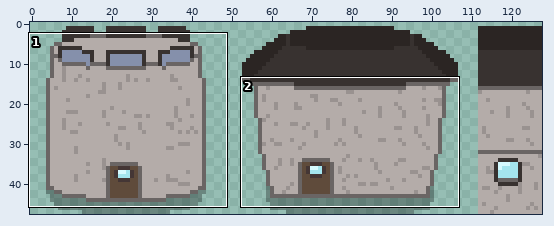
One commit to this sprite sheet: graphics/structures/grandstone_tower.png. Above: a wide view before the commit, with the close-up outlined.
Close-up. Earlier state:
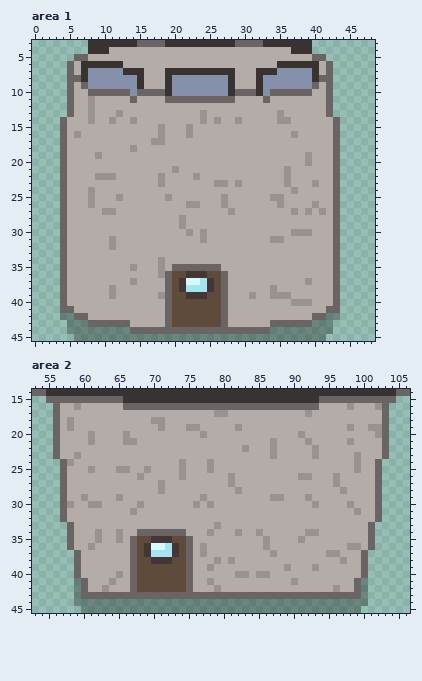
The file is 128x48 pixels. Shown: area 1: x 0..48, y 3..45; area 2: x 53..106, y 14..45. The commit also changed other parts of the picture, which this record leaves out.
The result:
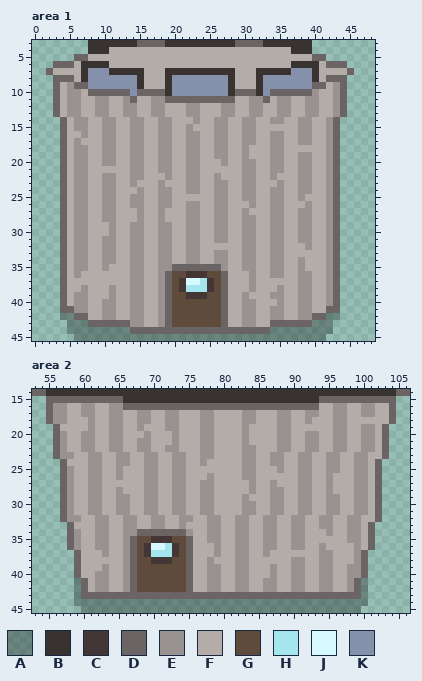
Palette (. is transparent): A #0000004b  B #383230  C #443635  D #6a6564  E #999290  F #b4aca9  G #5f4b3b  H #a4e5ee  J #d6faff  K #8590ab
Diff:
Area 1:
y 6: x 3..4 .. -> DD; x 11..12 BB -> FF; x 35..36 BB -> FF; x 43..44 .. -> DD
y 7: x 2..5 ...D -> DFFF; x 11..12 KK -> BB; x 35..36 KK -> BB; x 42..45 D... -> FFFD
y 8: x 3..4 .. -> DD; x 6 D -> F; x 41 D -> F; x 43..44 .. -> DD
y 9: x 3..6 ..DF -> DFED; x 41..44 FD.. -> DFED
y 10: x 3..6 ..DF -> DFEE; x 40 F -> E; x 42..44 D.. -> FED
y 11: x 3..6 ..DF -> DFEE; x 8..10 EFF -> FEE; x 13 F -> E; x 17..18 FF -> EE; x 31..32 FF -> EE; x 35..36 FF -> EE; x 39..40 FF -> EE; x 42..44 D.. -> FED
y 12: x 3..6 ..DF -> DFEE; x 8..10 EFF -> FEE; x 13..14 FF -> EE; x 17..18 FF -> EE; x 22..23 FF -> EE; x 27..28 FF -> EE; x 31..32 FF -> EE; x 35..36 FF -> EE; x 39..40 FF -> EE; x 42..44 D.. -> FED
y 13: x 3..6 ..DF -> DFEE; x 8..10 EFF -> FEE; x 12..14 EFF -> FEE; x 17..18 FF -> EE; x 22..24 FFE -> EEF; x 27..28 FF -> EE; x 31..32 FF -> EE; x 36 F -> E; x 39..40 FF -> EE; x 42..44 D.. -> FED
y 14: x 6..8 FFE -> EEF; x 10 F -> E; x 15 F -> E; x 18..19 FF -> EE; x 23..24 FE -> EF; x 27 F -> E; x 29..31 EFF -> FEE; x 34 F -> E; x 36 E -> F; x 38..39 FF -> EE; x 42 F -> E
y 15: x 6..7 FF -> EE; x 10..11 FF -> EE; x 14..15 FF -> EE; x 19 F -> E; x 26..27 FF -> EE; x 30..31 FF -> EE; x 38..39 FF -> EE; x 42 F -> E
y 16: x 6..7 EF -> FE; x 10..11 FF -> EE; x 14..15 FF -> EE; x 19 F -> E; x 23 F -> E; x 26..27 FF -> EE; x 30..31 FF -> EE; x 34..35 FF -> EE; x 37..39 EFF -> FEE; x 42 F -> E
y 17: x 6 F -> E; x 10..11 FF -> EE; x 14..15 FF -> EE; x 17 E -> F; x 19 F -> E; x 22..23 FF -> EE; x 26..27 FF -> EE; x 30..31 FF -> EE; x 34..35 FF -> EE; x 38..39 FF -> EE; x 42 F -> E
y 18: x 6..7 FF -> EE; x 10..11 FF -> EE; x 15 F -> E; x 18..19 FF -> EE; x 22..23 FF -> EE; x 26..27 FF -> EE; x 30 F -> E; x 34..35 FF -> EE; x 42 F -> E
y 19: x 6..7 FF -> EE; x 9..11 EFF -> FEE; x 14..15 FF -> EE; x 18..19 FF -> EE; x 22..23 FF -> EE; x 26..27 FF -> EE; x 30 F -> E; x 34..35 FF -> EE; x 38 F -> E; x 42 F -> E
y 20: x 6..7 FF -> EE; x 10..11 FF -> EE; x 14..15 FF -> EE; x 18..19 FF -> EE; x 22..23 FF -> EE; x 27 F -> E; x 30..31 FF -> EE; x 34..35 FF -> EE; x 38 F -> E; x 42 F -> E
y 21: x 6..7 FF -> EE; x 14..15 FF -> EE; x 18..20 FFE -> EEF; x 22..23 FF -> EE; x 30..31 FF -> EE; x 34..36 FFE -> EEF; x 38..39 FF -> EE; x 42 F -> E
y 22: x 6..7 FF -> EE; x 9 E -> F; x 14..15 FF -> EE; x 18..19 EF -> FE; x 22 F -> E; x 26 F -> E; x 30..31 FF -> EE; x 34 F -> E; x 36 E -> F; x 38..39 FF -> EE; x 42 F -> E
y 23: x 6..7 FF -> EE; x 10..11 FF -> EE; x 14 F -> E; x 22..23 FF -> EE; x 29..31 EFF -> FEE; x 35..36 FE -> EF; x 38..40 FFE -> EEF; x 42 F -> E
y 24: x 6..8 FFE -> EEF; x 10..11 FF -> EE; x 15 F -> E; x 18..19 FF -> EE; x 22..23 FF -> EE; x 26..27 FF -> EE; x 30..31 FF -> EE; x 34..35 FF -> EE; x 37..39 EFF -> FEE; x 42 F -> E
y 25: x 6..8 FFE -> EEF; x 10..12 FFE -> EEF; x 14..15 FF -> EE; x 18 F -> E; x 26 F -> E; x 30..31 FF -> EE; x 38 F -> E; x 42 F -> E
y 26: x 6..8 FFE -> EEF; x 10..11 FF -> EE; x 14..15 FF -> EE; x 18..19 FF -> EE; x 26 F -> E; x 31 F -> E; x 34 F -> E; x 39..40 FE -> EF; x 42 F -> E
y 27: x 6..7 FF -> EE; x 15 F -> E; x 18 F -> E; x 22..23 FF -> EE; x 26..28 FFE -> EEF; x 30 F -> E; x 34..35 FF -> EE; x 37..38 EF -> FE; x 41..42 EF -> FE
y 28: x 6..7 FF -> EE; x 10..11 FF -> EE; x 15 F -> E; x 18 F -> E; x 21..23 EFF -> FEE; x 26..27 FF -> EE; x 30..31 FF -> EE; x 34..35 FF -> EE; x 38..39 FF -> EE; x 42 F -> E
y 29: x 6..7 FF -> EE; x 11 F -> E; x 14..15 FF -> EE; x 18..19 FF -> EE; x 21..23 EFF -> FEE; x 26..27 FF -> EE; x 30..31 FF -> EE; x 34..35 FF -> EE; x 38..39 FF -> EE; x 42 F -> E
y 30: x 6..7 FF -> EE; x 11 F -> E; x 14..15 FF -> EE; x 18..19 FF -> EE; x 23..24 FE -> EF; x 26..27 FF -> EE; x 30..31 FF -> EE; x 34..35 FF -> EE; x 37 E -> F; x 42 F -> E
y 31: x 6..7 FF -> EE; x 10 F -> E; x 14..15 FF -> EE; x 18..19 FF -> EE; x 22..24 FFE -> EEF; x 26..27 FF -> EE; x 30..31 FF -> EE; x 38..39 FF -> EE; x 42 F -> E
y 32: x 6..7 FF -> EE; x 10 F -> E; x 14..15 FF -> EE; x 18..19 FF -> EE; x 22..23 FF -> EE; x 30..31 FF -> EE; x 34..35 FF -> EE; x 39 F -> E; x 42 F -> E
y 33: x 6..7 FF -> EE; x 10..11 FF -> EE; x 14..15 FF -> EE; x 18..19 FF -> EE; x 22..23 FF -> EE; x 26..27 FF -> EE; x 30..31 FF -> EE; x 34..35 FF -> EE; x 42 F -> E
y 34: x 6..7 FF -> EE; x 10..11 FF -> EE; x 14..15 FF -> EE; x 19 F -> E; x 22..23 FF -> EE; x 26..27 FF -> EE; x 30..31 FF -> EE; x 34..35 FF -> EE; x 38 F -> E; x 42 F -> E
y 35: x 6..7 FF -> EE; x 10 F -> E; x 15 F -> E; x 19 F -> E; x 27 F -> E; x 30..31 FF -> EE; x 34..35 FF -> EE; x 38 F -> E; x 42 F -> E
y 36: x 6 F -> E; x 14..15 FF -> EE; x 31 F -> E; x 34..35 FF -> EE; x 38..39 FF -> EE; x 42 F -> E
y 37: x 15 F -> E; x 18 F -> E; x 31 F -> E; x 38 F -> E; x 42 F -> E
y 38: x 7 F -> E; x 14..15 FF -> EE; x 18 F -> E; x 31 F -> E; x 34..35 EF -> FE; x 38..39 FF -> EE; x 42 F -> E
y 39: x 6..7 FF -> EE; x 14..15 FF -> EE; x 30..31 FE -> EF; x 36 E -> F; x 38..39 FF -> EE; x 42 F -> E
y 40: x 6..7 FF -> EE; x 10..11 FF -> EE; x 14..15 FF -> EE; x 18 F -> E; x 30..31 FF -> EE; x 35 F -> E; x 37 E -> F; x 42 F -> E
y 41: x 6..7 FF -> EE; x 10..11 FF -> EE; x 14..15 FF -> EE; x 18 F -> E; x 30..31 FF -> EE; x 34..35 FF -> EE; x 38..39 FF -> EE
y 42: x 10..11 FF -> EE; x 14..15 FF -> EE; x 18 F -> E; x 30..31 FF -> EE; x 34..35 FF -> EE; x 38..39 FF -> EE
y 43: x 14..15 FF -> EE; x 18 F -> E; x 30..31 FF -> EE
Area 2:
y 16: x 55..57 .DF -> DEE; x 59..61 EFF -> FEE; x 64..65 FF -> EE; x 96..98 FFE -> EEF; x 100..104 FFED. -> EEFFD
y 17: x 55..57 .DF -> DEE; x 60..61 FF -> EE; x 64..65 FF -> EE; x 68..69 FF -> EE; x 72..73 FF -> EE; x 77..80 FFEE -> EEFF; x 83..84 FF -> EE; x 88..89 FF -> EE; x 93 F -> E; x 96..97 FF -> EE; x 100..101 FF -> EE; x 103..104 D. -> FD
y 18: x 55..58 .DFE -> DEEF; x 61 F -> E; x 64..65 FF -> EE; x 68..73 FFEEFF -> EEFFEE; x 77..78 FF -> EE; x 83..84 FF -> EE; x 88..89 FF -> EE; x 92 F -> E; x 96..97 FF -> EE; x 103..104 D. -> FD
y 19: x 58 E -> F; x 61 F -> E; x 64..65 FF -> EE; x 68 F -> E; x 71..73 EFF -> FEE; x 75..78 EEFF -> FFEE; x 82..83 EF -> FE; x 88..89 FF -> EE; x 96..98 FFE -> EEF; x 100 F -> E; x 102 E -> F
y 20: x 57 F -> E; x 60 F -> E; x 64..66 FFE -> EEF; x 69 F -> E; x 73 F -> E; x 78 F -> E; x 83 F -> E; x 88..89 FF -> EE; x 91..93 EFF -> FEE; x 96..97 FF -> EE; x 100..102 FFE -> EEF
y 21: x 57 F -> E; x 60 F -> E; x 64..69 FFEEFF -> EEFFEE; x 73 F -> E; x 77..78 FF -> EE; x 83 F -> E; x 87..89 EFF -> FEE; x 93 F -> E; x 96..98 FFE -> EEF; x 100..101 FF -> EE
y 22: x 57 F -> E; x 60..61 FF -> EE; x 64..65 FF -> EE; x 68..69 FF -> EE; x 72..73 FF -> EE; x 77..78 FF -> EE; x 84 F -> E; x 87..89 EFF -> FEE; x 92 F -> E; x 96..97 FF -> EE; x 100..101 FF -> EE
y 23: x 57..59 FFE -> EEF; x 61..62 FF -> EE; x 65..66 FF -> EE; x 69..70 FF -> EE; x 73..74 FF -> EE; x 77..78 FF -> EE; x 83..84 FF -> EE; x 88 F -> E; x 91..93 FFE -> EEF; x 95..96 FF -> EE; x 100 F -> E
y 24: x 58 E -> F; x 61..62 FF -> EE; x 65..66 FF -> EE; x 69..70 FF -> EE; x 73 F -> E; x 77..78 FE -> EF; x 83..84 FF -> EE; x 87..88 FF -> EE; x 91..92 FF -> EE; x 95..96 FF -> EE; x 100 F -> E
y 25: x 58 F -> E; x 62 F -> E; x 66 E -> F; x 70 F -> E; x 73 F -> E; x 78 E -> F; x 83..84 FF -> EE; x 88 F -> E; x 91..92 FF -> EE; x 95..96 FF -> EE; x 100 F -> E
y 26: x 58 F -> E; x 61..62 FF -> EE; x 65 F -> E; x 68..70 EFF -> FEE; x 73 F -> E; x 78 F -> E; x 81 E -> F; x 83..84 FF -> EE; x 95..96 FE -> EF; x 99..100 FF -> EE
y 27: x 58 F -> E; x 61..62 FF -> EE; x 69..71 FFE -> EEF; x 73..74 FF -> EE; x 77..78 FF -> EE; x 81 E -> F; x 84 F -> E; x 87 F -> E; x 91..92 FF -> EE; x 95..96 FE -> EF; x 99..100 FF -> EE
y 28: x 58 F -> E; x 61..62 FF -> EE; x 65 F -> E; x 69..71 FFE -> EEF; x 73..74 FF -> EE; x 77..78 FF -> EE; x 82 E -> F; x 84 F -> E; x 87..88 FF -> EE; x 91..92 FF -> EE; x 95 F -> E; x 97 E -> F; x 99..100 FF -> EE
y 29: x 58 F -> E; x 60..62 EFF -> FEE; x 66 F -> E; x 69..70 FF -> EE; x 73..74 FF -> EE; x 78 F -> E; x 83 F -> E; x 91 F -> E; x 95..96 FF -> EE; x 99..100 FF -> EE
y 30: x 65..66 FF -> EE; x 68..70 EFF -> FEE; x 73..74 FF -> EE; x 76..77 EF -> FE; x 83..84 FF -> EE; x 87..88 FF -> EE; x 91..93 FFE -> EEF; x 95..96 FF -> EE; x 98..100 EFF -> FEE
y 31: x 58 F -> E; x 61..62 FF -> EE; x 65..67 FFE -> EEF; x 69..70 FF -> EE; x 73..74 FF -> EE; x 77..78 FF -> EE; x 83..84 FF -> EE; x 87..88 FF -> EE; x 91..92 FF -> EE; x 95..96 FF -> EE; x 100 F -> E
y 32: x 58..59 FF -> EE; x 62..63 FF -> EE; x 66..67 FF -> EE; x 70..71 FF -> EE; x 74..75 FF -> EE; x 78..79 FF -> EE; x 82..83 FF -> EE; x 86..87 FF -> EE; x 90..91 FF -> EE; x 94..95 FF -> EE; x 98..99 FF -> EE
y 33: x 62..63 FF -> EE; x 66..67 FF -> EE; x 70..71 FF -> EE; x 74 F -> E; x 78 F -> E; x 82..83 FF -> EE; x 86..87 FF -> EE; x 90..91 FF -> EE; x 94..95 FF -> EE; x 98..99 FF -> EE
y 34: x 59 F -> E; x 63 F -> E; x 65..67 EFF -> FEE; x 75 F -> E; x 79 F -> E; x 83 F -> E; x 85..87 EFF -> FEE; x 90..93 FFEE -> EEFF; x 95 F -> E; x 98..99 FF -> EE
y 35: x 59 F -> E; x 63 F -> E; x 65..66 EF -> FE; x 78..79 FF -> EE; x 82..83 FF -> EE; x 87 F -> E; x 90 F -> E; x 98..99 FF -> EE
y 36: x 59 F -> E; x 61..63 EFF -> FEE; x 66 F -> E; x 77 E -> F; x 79 F -> E; x 82..83 FF -> EE; x 87 F -> E; x 90..91 FF -> EE; x 94 F -> E; x 98 E -> F
y 37: x 63 F -> E; x 66 F -> E; x 77 E -> F; x 79 F -> E; x 82..83 FF -> EE; x 86..87 FE -> EF; x 94 F -> E; x 96 E -> F; x 99 F -> E
y 38: x 66 F -> E; x 78..79 FE -> EF; x 81..83 EFF -> FEE; x 90..91 FF -> EE; x 94..95 FF -> EE; x 97 E -> F; x 99 F -> E
y 39: x 63 F -> E; x 66 F -> E; x 79 F -> E; x 82..83 FF -> EE; x 87 F -> E; x 89..91 EFF -> FEE; x 93..95 EFF -> FEE; x 98..99 FF -> EE
y 40: x 62..63 FF -> EE; x 65..66 EF -> FE; x 78..79 FF -> EE; x 85..87 EEF -> FFE; x 90..91 FF -> EE; x 94..95 FF -> EE; x 98..99 FF -> EE
y 41: x 62..64 FFE -> EEF; x 66 F -> E; x 79 F -> E; x 82..83 FF -> EE; x 86..87 FF -> EE; x 91 F -> E; x 94..95 FF -> EE; x 98 F -> E
y 42: x 62 F -> E; x 66 F -> E; x 78 F -> E; x 82..83 FF -> EE; x 86..87 FF -> EE; x 90..91 FF -> EE; x 94..96 FFE -> EEF; x 98 F -> E
Changed places in both close-ups, as pixel boxes (x1, y1, x2, y2):
changed: (46, 61, 354, 327)
changed: (46, 403, 396, 592)
